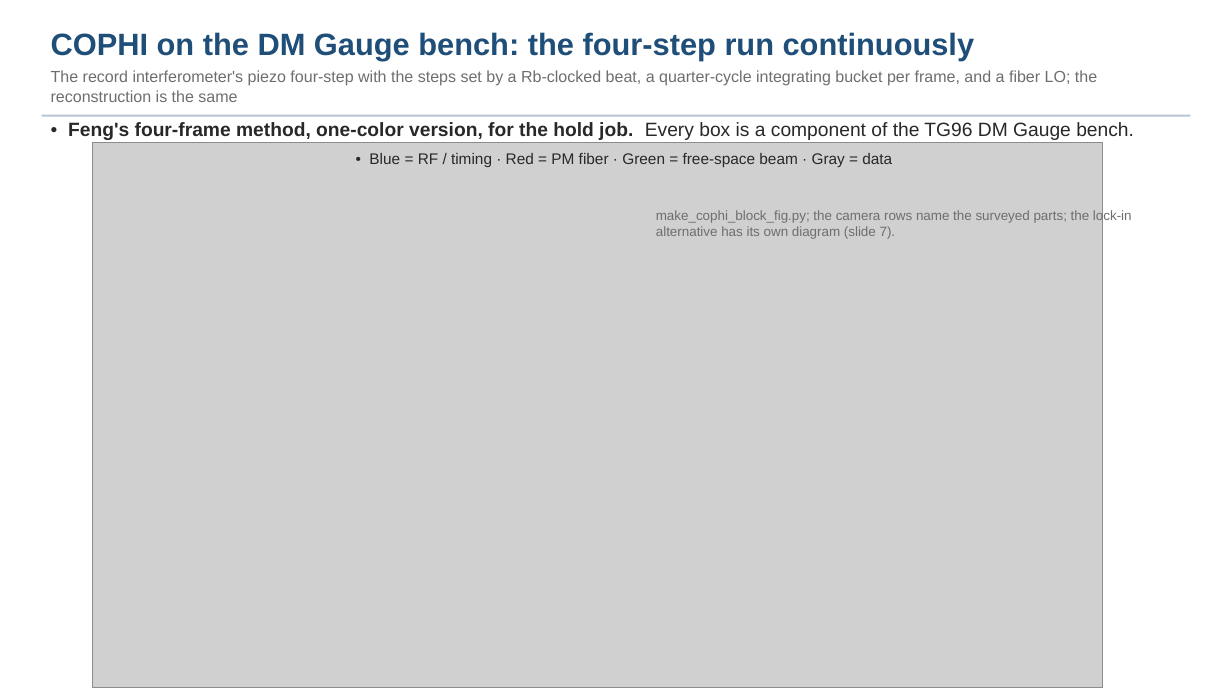
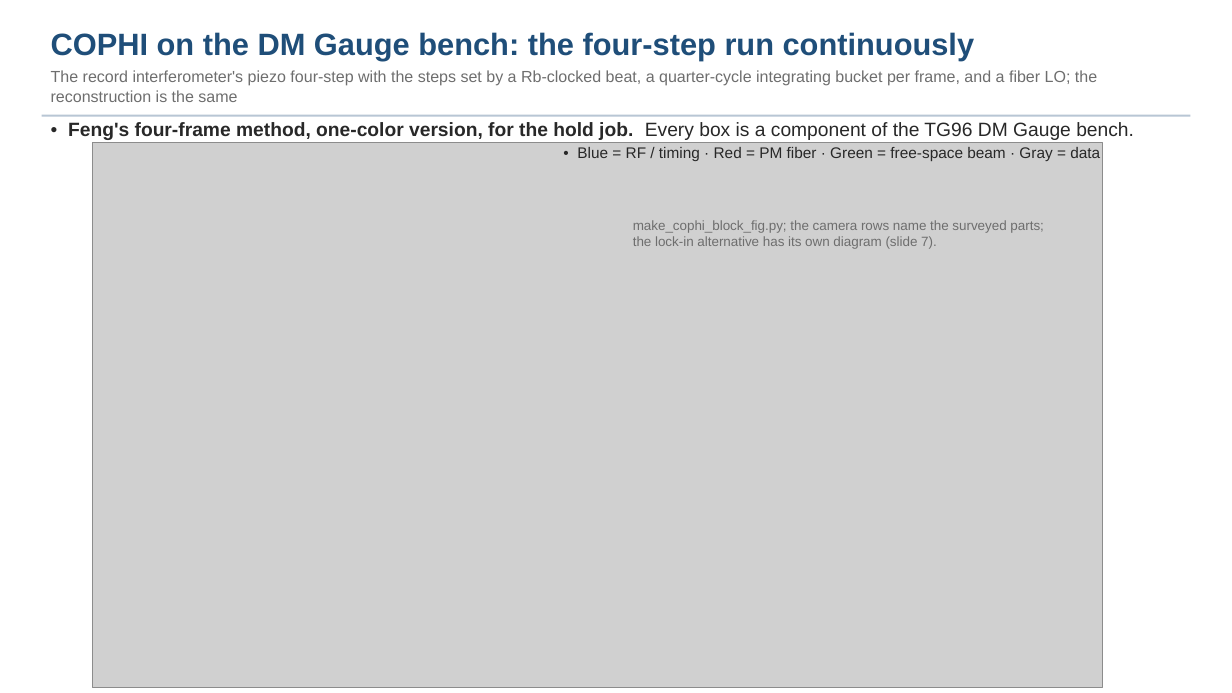
Before and after one commit to nasa-jpl/macos, a slide deck: slide 3 of demo_session/deck_cophi.pptx. Drawn at 1232x693 pixels with LibreOffice and Linux fonts; fonts in the diff are those of the drawing; grey boxes stand for pictures. Boxes give left, top, right and bottom in pixels: in the first picture for what was removed or moved away, otherwise in the second. Text is boxed around its words. In the diff, an @@ line names an element or a change of style, - is before the commit and + after.

```diff
--- a/demo_session/deck_cophi.pptx
+++ b/demo_session/deck_cophi.pptx
@@ text "• Blue = RF / ...": place and size @@
-text "• Blue = RF / ..." at [369,153,892,167]
+text "• Blue = RF / ..." at [577,147,1100,161]
@@ text "make_cophi_block_fig.py; the camera rows name ..." rewrapped from [656,209,1132,239] to [633,220,1043,249] @@
```
Also in this commit, not shown: 3 other slides changed, 15 other files.
